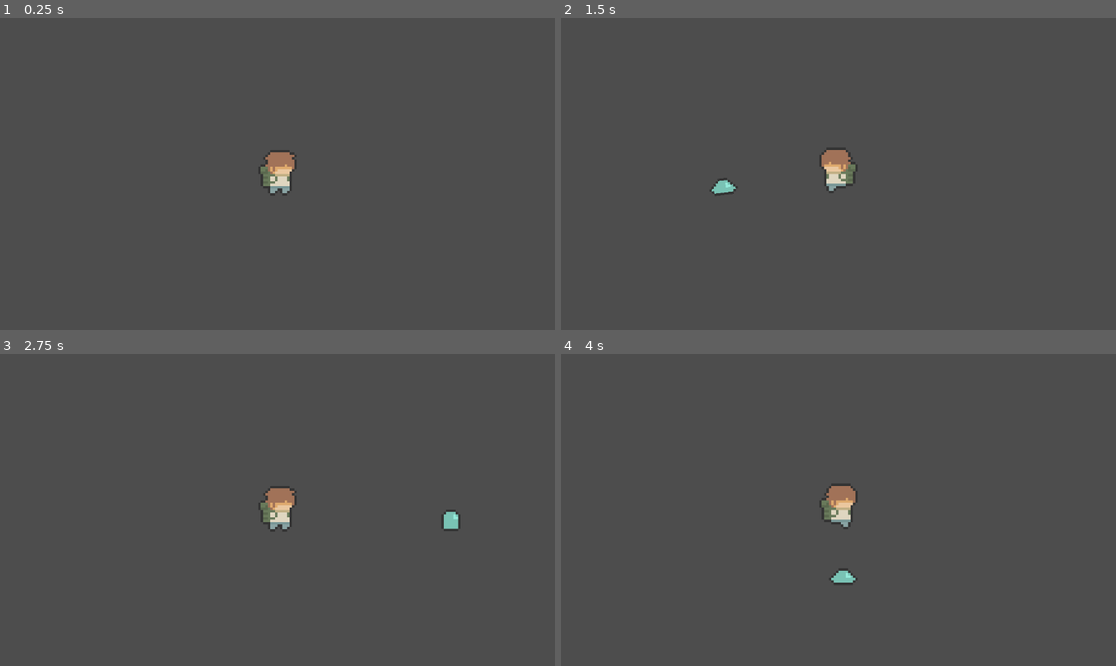
Above: before the commit, frames 1-4 (two rows, left to right).
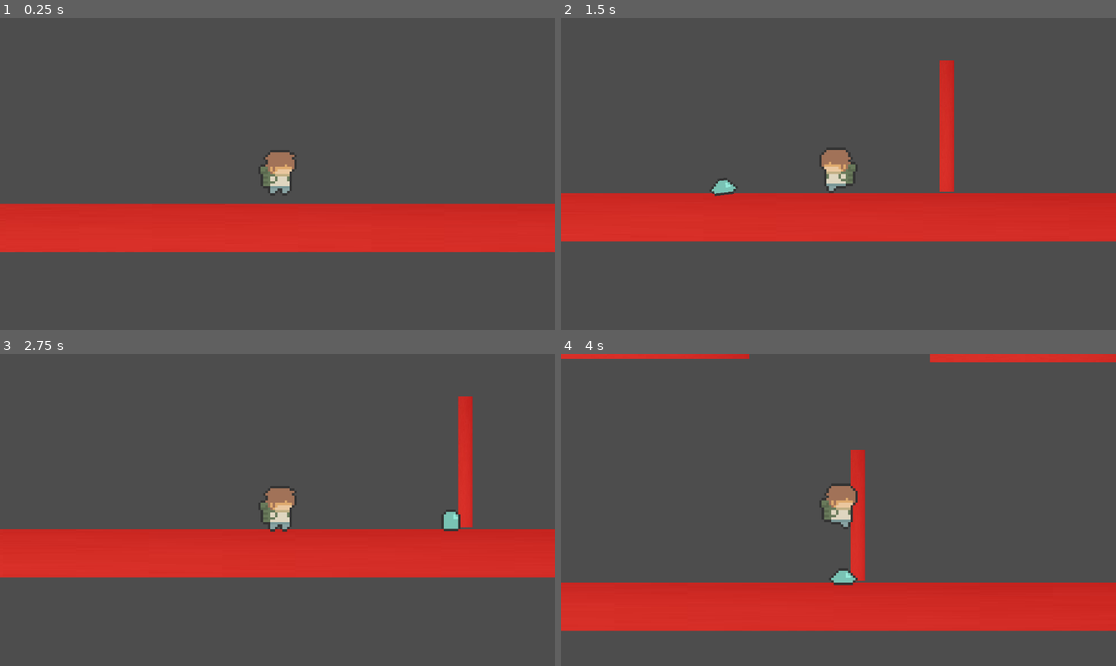
Above: after the commit, the same moments.

Repository: j6nca/schmove
Game: Godot game, scene res://scenes/test_scene.tscn
Two runs of this game, one before a commit and one after it. Both use one fixed random seed, a clock stepped at 60 frames per second and the inputs below.
Inputs (mouse positions are in pixels of both pictures, inside the frame that each line leads up to):
- Up to frame 1 (0.25 s): no input
- Up to frame 2 (1.5 s): tap Enter (ui_accept) at 0.5, 0.77 s; move the mouse to (960, 158) at 0.52 s; hold D (move_right) from 0.53 s (still down); click (960, 158) at 0.6 s; move the mouse to (727, 189) at 1.27 s; click (727, 189) at 1.35 s
- Up to frame 3 (2.75 s): tap Enter (ui_accept) at 1.52 s; move the mouse to (333, 441) at 2.02 s; release D (move_right) at 2.03 s; hold A (move_left) from 2.03 s (still down); click (333, 441) at 2.1 s
- Up to frame 4 (4 s): move the mouse to (810, 572) at 2.77 s; release A (move_left) at 2.78 s; hold D (move_right) from 2.78 s (still down); click (810, 572) at 2.85 s; tap Enter (ui_accept) at 3.02, 3.77 s; move the mouse to (1005, 556) at 3.52 s; click (1005, 556) at 3.6 s

The runs differ from the first frame. In frame 1, 16% of the frame differs, in the area x 0-100%, y 59-76%; in frame 2, 17%; in frame 3, 17%; in frame 4, 18%, in the area x 0-100%, y 0-89%.

Commit message:
add test texture

Diff:
--- a/project/scenes/test_scene.tscn
+++ b/project/scenes/test_scene.tscn
@@ -1,11 +1,12 @@
-[gd_scene load_steps=6 format=3 uid="uid://pcitrnmac0hg"]
+[gd_scene load_steps=7 format=3 uid="uid://pcitrnmac0hg"]
 
+[ext_resource type="Texture2D" uid="uid://ywnycct6ywb" path="res://assets/sprites/test_texture.jpg" id="1_0bf2h"]
 [ext_resource type="PackedScene" uid="uid://66lfmcnqij5r" path="res://scenes/player.tscn" id="1_aww8d"]
-
-[sub_resource type="CanvasItemMaterial" id="CanvasItemMaterial_askkj"]
 
 [sub_resource type="RectangleShape2D" id="RectangleShape2D_1t5fi"]
 size = Vector2(852, 20)
+
+[sub_resource type="CanvasItemMaterial" id="CanvasItemMaterial_askkj"]
 
 [sub_resource type="RectangleShape2D" id="RectangleShape2D_swnse"]
 size = Vector2(6, 53.8125)
@@ -19,9 +20,13 @@
 collision_mask = 7
 
 [node name="CollisionShape2D" type="CollisionShape2D" parent="Floor"]
-material = SubResource("CanvasItemMaterial_askkj")
 position = Vector2(10, 55)
 shape = SubResource("RectangleShape2D_1t5fi")
+
+[node name="Sprite2D" type="Sprite2D" parent="Floor"]
+position = Vector2(10.5, 55)
+scale = Vector2(3.79111, 0.0888889)
+texture = ExtResource("1_0bf2h")
 
 [node name="Wall" type="StaticBody2D" parent="."]
 collision_mask = 7
@@ -36,6 +41,16 @@
 position = Vector2(140, 17)
 shape = SubResource("RectangleShape2D_swnse")
 
+[node name="Sprite2D" type="Sprite2D" parent="Wall"]
+position = Vector2(-128, 16.25)
+scale = Vector2(0.0266667, 0.242222)
+texture = ExtResource("1_0bf2h")
+
+[node name="Sprite2D3" type="Sprite2D" parent="Wall"]
+position = Vector2(140, 17)
+scale = Vector2(0.0266667, 0.242222)
+texture = ExtResource("1_0bf2h")
+
 [node name="Player" parent="." instance=ExtResource("1_aww8d")]
 
 [node name="Platforms" type="StaticBody2D" parent="."]
@@ -48,3 +63,13 @@
 [node name="CollisionShape2D2" type="CollisionShape2D" parent="Platforms"]
 position = Vector2(49, -55)
 shape = SubResource("RectangleShape2D_syq1g")
+
+[node name="Sprite2D" type="Sprite2D" parent="Platforms"]
+position = Vector2(49, -55.5)
+scale = Vector2(0.408889, 0.0666667)
+texture = ExtResource("1_0bf2h")
+
+[node name="Sprite2D2" type="Sprite2D" parent="Platforms"]
+position = Vector2(216, -54)
+scale = Vector2(0.408889, 0.0666667)
+texture = ExtResource("1_0bf2h")
Binary file added: project/assets/sprites/test_texture.jpg
Not shown, added: project/assets/sprites/test_texture.jpg.import
